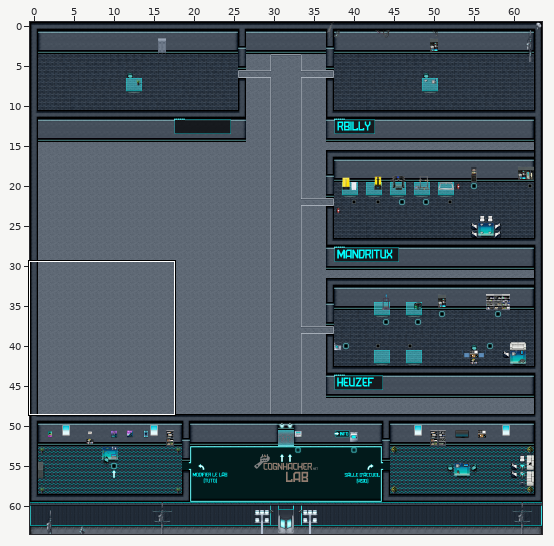
Tiled map (JSON): maps/lab.json. The first picture is a wide view before the edit; the outline marks the close-up.
Close-up. Before the commit:
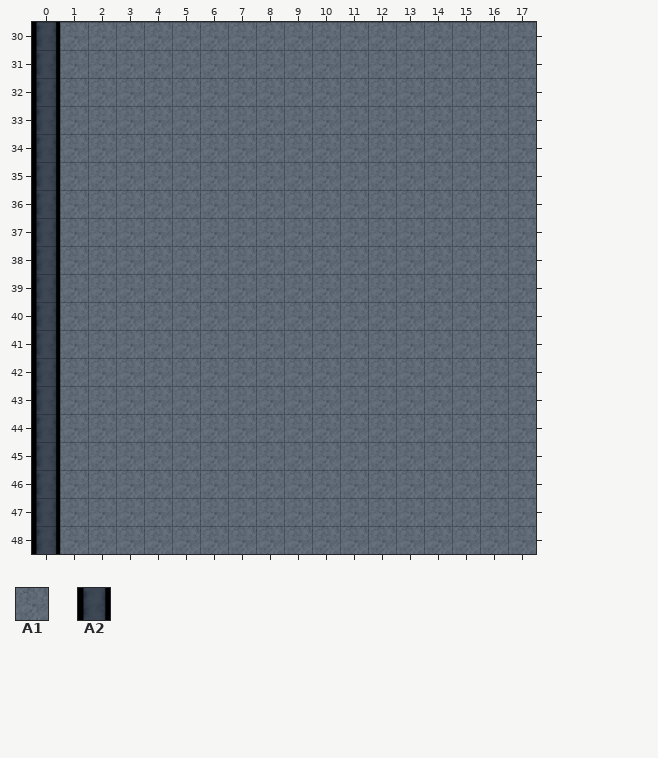
Cells are 32x32 px. Shown: x 0..17, y 30..48. The commit also changed other parts of the map, which this record leaves out.
Key: from "Chunk 1": A1 4, A2 89.
__ is an empty cell, ## one hidden under a higher layer.
Layers that did not change in this view are not listed.
Layer "floor" before, first column x 0:
30 ## A1 A1 A1 A1 A1 A1 A1 A1 A1 A1 A1 A1 A1 A1 A1 A1 A1
31 ## A1 A1 A1 A1 A1 A1 A1 A1 A1 A1 A1 A1 A1 A1 A1 A1 A1
32 ## A1 A1 A1 A1 A1 A1 A1 A1 A1 A1 A1 A1 A1 A1 A1 A1 A1
33 ## A1 A1 A1 A1 A1 A1 A1 A1 A1 A1 A1 A1 A1 A1 A1 A1 A1
34 ## A1 A1 A1 A1 A1 A1 A1 A1 A1 A1 A1 A1 A1 A1 A1 A1 A1
35 ## A1 A1 A1 A1 A1 A1 A1 A1 A1 A1 A1 A1 A1 A1 A1 A1 A1
36 ## A1 A1 A1 A1 A1 A1 A1 A1 A1 A1 A1 A1 A1 A1 A1 A1 A1
37 ## A1 A1 A1 A1 A1 A1 A1 A1 A1 A1 A1 A1 A1 A1 A1 A1 A1
38 ## A1 A1 A1 A1 A1 A1 A1 A1 A1 A1 A1 A1 A1 A1 A1 A1 A1
39 ## A1 A1 A1 A1 A1 A1 A1 A1 A1 A1 A1 A1 A1 A1 A1 A1 A1
40 ## A1 A1 A1 A1 A1 A1 A1 A1 A1 A1 A1 A1 A1 A1 A1 A1 A1
41 ## A1 A1 A1 A1 A1 A1 A1 A1 A1 A1 A1 A1 A1 A1 A1 A1 A1
42 ## A1 A1 A1 A1 A1 A1 A1 A1 A1 A1 A1 A1 A1 A1 A1 A1 A1
43 ## A1 A1 A1 A1 A1 A1 A1 A1 A1 A1 A1 A1 A1 A1 A1 A1 A1
44 ## A1 A1 A1 A1 A1 A1 A1 A1 A1 A1 A1 A1 A1 A1 A1 A1 A1
45 ## A1 A1 A1 A1 A1 A1 A1 A1 A1 A1 A1 A1 A1 A1 A1 A1 A1
46 ## A1 A1 A1 A1 A1 A1 A1 A1 A1 A1 A1 A1 A1 A1 A1 A1 A1
47 ## A1 A1 A1 A1 A1 A1 A1 A1 A1 A1 A1 A1 A1 A1 A1 A1 A1
48 ## A1 A1 A1 A1 A1 A1 A1 A1 A1 A1 A1 A1 A1 A1 A1 A1 A1
Layer "walls" before, first column x 0:
30 A2 __ __ __ __ __ __ __ __ __ __ __ __ __ __ __ __ __
31 A2 __ __ __ __ __ __ __ __ __ __ __ __ __ __ __ __ __
32 A2 __ __ __ __ __ __ __ __ __ __ __ __ __ __ __ __ __
33 A2 __ __ __ __ __ __ __ __ __ __ __ __ __ __ __ __ __
34 A2 __ __ __ __ __ __ __ __ __ __ __ __ __ __ __ __ __
35 A2 __ __ __ __ __ __ __ __ __ __ __ __ __ __ __ __ __
36 A2 __ __ __ __ __ __ __ __ __ __ __ __ __ __ __ __ __
37 A2 __ __ __ __ __ __ __ __ __ __ __ __ __ __ __ __ __
38 A2 __ __ __ __ __ __ __ __ __ __ __ __ __ __ __ __ __
39 A2 __ __ __ __ __ __ __ __ __ __ __ __ __ __ __ __ __
40 A2 __ __ __ __ __ __ __ __ __ __ __ __ __ __ __ __ __
41 A2 __ __ __ __ __ __ __ __ __ __ __ __ __ __ __ __ __
42 A2 __ __ __ __ __ __ __ __ __ __ __ __ __ __ __ __ __
43 A2 __ __ __ __ __ __ __ __ __ __ __ __ __ __ __ __ __
44 A2 __ __ __ __ __ __ __ __ __ __ __ __ __ __ __ __ __
45 A2 __ __ __ __ __ __ __ __ __ __ __ __ __ __ __ __ __
46 A2 __ __ __ __ __ __ __ __ __ __ __ __ __ __ __ __ __
47 A2 __ __ __ __ __ __ __ __ __ __ __ __ __ __ __ __ __
48 A2 __ __ __ __ __ __ __ __ __ __ __ __ __ __ __ __ __
New version:
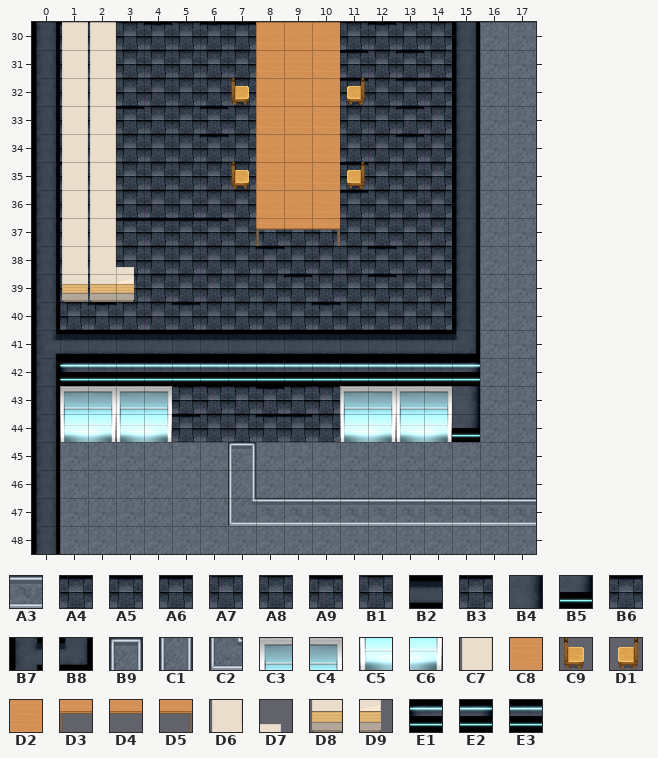
Further tiles: from "Chunk 1": A3 39, A4 53, A5 54, A6 57, A7 58, A8 59, A9 69, B1 79, B2 85, B3 88, B4 95, B5 99, B6 100, B7 105, B8 108, B9 116, C1 117, C2 118, C3 176, C4 177, C5 178, C6 179, C7 273, C8 276, C9 279, D1 281, D2 292, D3 295, D4 296, D5 297, D6 298, D7 299, D8 300, D9 301, E1 321, E2 322, E3 428.
Difference:
Changed rows in their new state; .. is an unchanged cell.
Layer "floor":
first column x 1:
30 A5 A8 A8 A6 A8 A5 A5 ## ## ## A8 A5 A8 A8 ## .. ..
31 A8 A8 A8 A8 A8 A8 A8 ## ## ## A4 A7 A5 A8 ## .. ..
32 A8 A8 A8 A7 A8 A8 A7 ## ## ## A5 A8 A5 B3 ## .. ..
33 A8 A8 A5 A8 A8 A5 A7 ## ## ## A8 A8 A9 A7 ## .. ..
34 A8 A7 A8 A8 A8 A5 A8 ## ## ## A7 A7 A5 A7 ## .. ..
35 A5 A8 A8 A8 A8 A8 A8 ## ## ## A5 A8 A8 A7 ## .. ..
36 A8 A8 A8 A7 A8 A7 A7 ## ## ## A4 A8 A8 A7 ## .. ..
37 A5 A8 A5 A4 A5 A5 A8 A7 A8 A8 A7 A8 A7 A7 ## .. ..
38 A8 A8 A8 A8 A8 A7 A8 B6 A8 A7 B1 A5 A8 A7 ## .. ..
39 A8 A8 A7 A8 A8 A7 A8 A8 A5 A8 A7 A5 A8 A8 ## .. ..
40 A8 A5 A8 A7 A5 A8 A8 A8 A8 A5 A8 A8 A7 A8 ## .. ..
41 ## ## ## ## ## ## ## ## ## ## ## ## ## ## ## .. ..
42 ## ## ## ## ## ## ## ## ## ## ## ## ## ## ## .. ..
43 A8 A7 B1 A7 A8 A7 B1 B6 A8 A7 B1 A8 A7 A8 ## .. ..
44 A5 ## A7 ## A5 A8 A7 A5 A5 A8 A7 ## B1 ## ## .. ..
45 .. .. .. .. .. .. B9 .. .. .. .. .. .. .. .. .. ..
46 .. .. .. .. .. .. C1 .. .. .. .. .. .. .. .. .. ..
47 .. .. .. .. .. .. C2 A3 A3 A3 A3 A3 A3 A3 A3 A3 A3
Layer "walls":
first column x 0:
30 .. .. .. .. .. .. .. .. .. .. .. .. .. .. .. A2
31 .. .. .. .. .. .. .. .. .. .. .. .. .. .. .. A2
32 .. .. .. .. .. .. .. .. .. .. .. .. .. .. .. A2
33 .. .. .. .. .. .. .. .. .. .. .. .. .. .. .. A2
34 .. .. .. .. .. .. .. .. .. .. .. .. .. .. .. A2
35 .. .. .. .. .. .. .. .. .. .. .. .. .. .. .. A2
36 .. .. .. .. .. .. .. .. .. .. .. .. .. .. .. A2
37 .. .. .. .. .. .. .. .. .. .. .. .. .. .. .. A2
38 .. .. .. .. .. .. .. .. .. .. .. .. .. .. .. A2
39 .. .. .. .. .. .. .. .. .. .. .. .. .. .. .. A2
40 .. .. .. .. .. .. .. .. .. .. .. .. .. .. .. A2
41 B7 .. .. .. .. .. .. .. .. .. .. .. .. .. .. B8
42 .. .. .. .. .. .. .. .. .. .. .. .. .. .. .. E2
43 .. C3 C4 C3 C4 .. .. .. .. .. .. C3 C4 C3 C4 B4
44 .. C5 C6 C5 C6 .. .. .. .. .. .. C5 C6 C5 C6 B5
Layer "furniture":
first column x 1:
30 C7 C7 .. .. .. .. .. C8 C8 C8 ..
31 C7 C7 .. .. .. .. .. C8 C8 C8 ..
32 C7 C7 .. .. .. .. C9 C8 C8 C8 D1
33 C7 C7 .. .. .. .. .. C8 C8 C8 ..
34 C7 C7 .. .. .. .. .. C8 C8 C8 ..
35 C7 C7 .. .. .. .. C9 C8 C8 C8 D1
36 C7 C7 .. .. .. .. .. C8 C8 D2 ..
37 C7 C7 .. .. .. .. .. D3 D4 D5 ..
38 D6 D6 D7 .. .. .. .. .. .. .. ..
39 D8 D8 D9 .. .. .. .. .. .. .. ..
Layer "abovePlayer1":
first column x 1:
41 B2 B2 B2 B2 B2 B2 B2 B2 B2 B2 B2 B2 B2 B2
42 E1 E3 E3 E3 E3 E3 E3 E3 E3 E3 E3 E3 E3 E3
Pixel boxes of the changes (left, top, right, bottom) in both close-ups:
changed: (49, 22, 536, 526)
